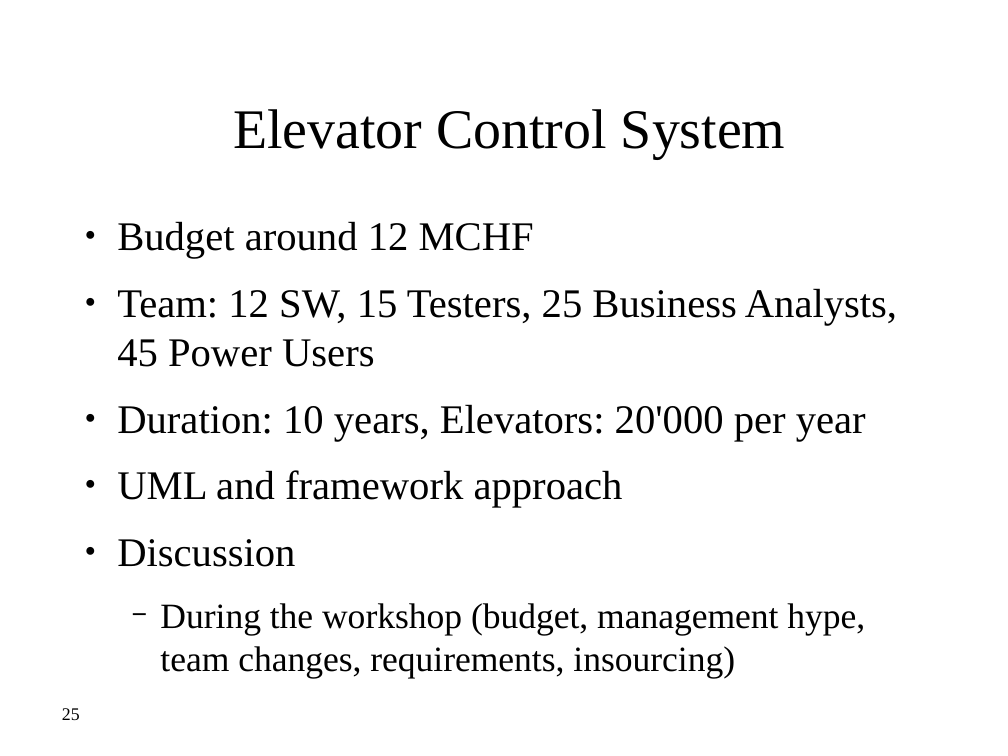
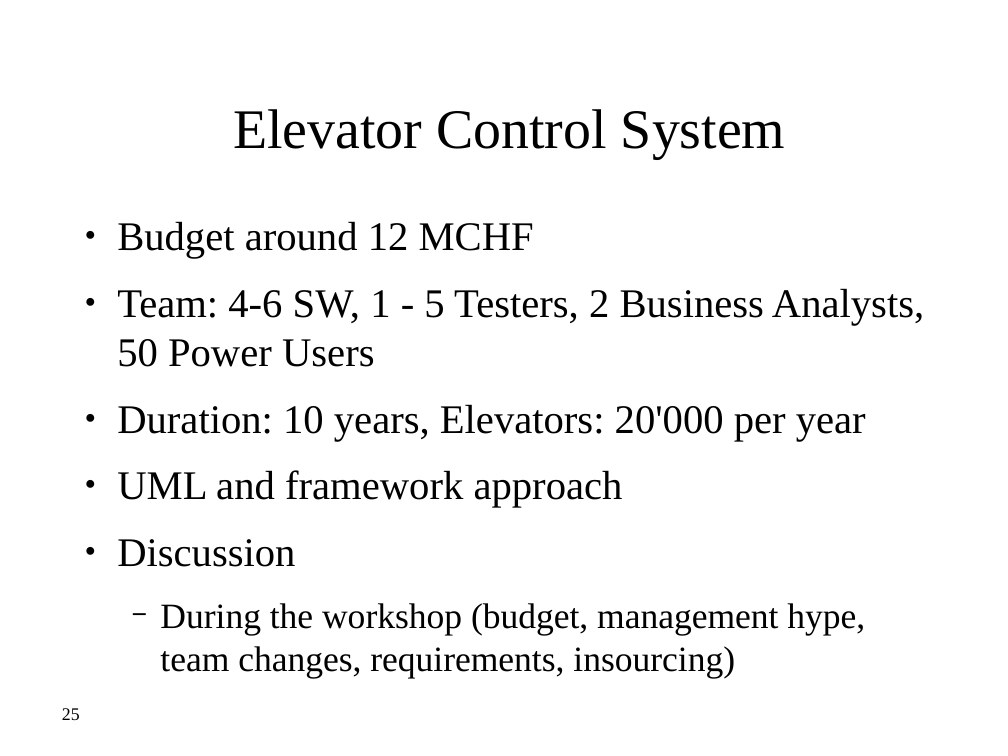
Before and after one commit to ejrydhfs/pmmda, a slide deck: slide 25 of docs/presentations/project-management-workshop-2006-01.odp. Drawn at 1008x756 pixels with LibreOffice and Linux fonts; fonts in the diff are those of the drawing; background and template pictures are left out. Boxes give left, top, right and bottom in pixels: in the first picture for what was removed or moved away, otherwise in the second. Text is boxed around its words. In the diff, an @@ line names an element or a change of style, - is before the commit and + after.

Commit message:
new presentation

```diff
--- a/docs/presentations/project-management-workshop-2006-01.odp
+++ b/docs/presentations/project-management-workshop-2006-01.odp
@@ text at [117, 288, 924, 367]: text changed @@
-● Team: 12 SW, 15 Testers, 25 Business Analysts, 45 Power Users
+● Team: 4-6 SW, 1 - 5 Testers, 2 Business Analysts, 50 Power Users
```
Also in this commit, not shown: 1 other slide changed.
